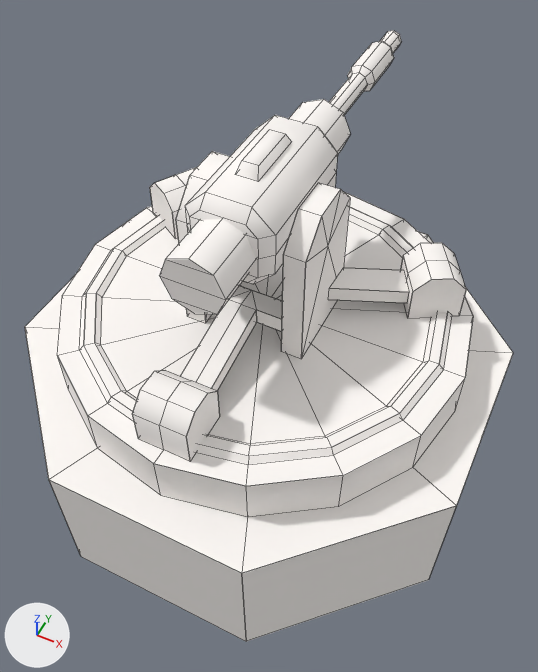
Two versions of the Blender file robot/work/canon.blend, one commit apart.
Rendered twice from a 50 mm camera at (2.3, -4.5, 6.21) aimed at (0.04, 0.01, 0.57). The axes (+X, +Y, +Z) are drawn at lower left. The lights are the same throughout. Mesh edges are drawn as thin lines.

Objects in the first picture: 'base', 'body', 'canon', 'head'.
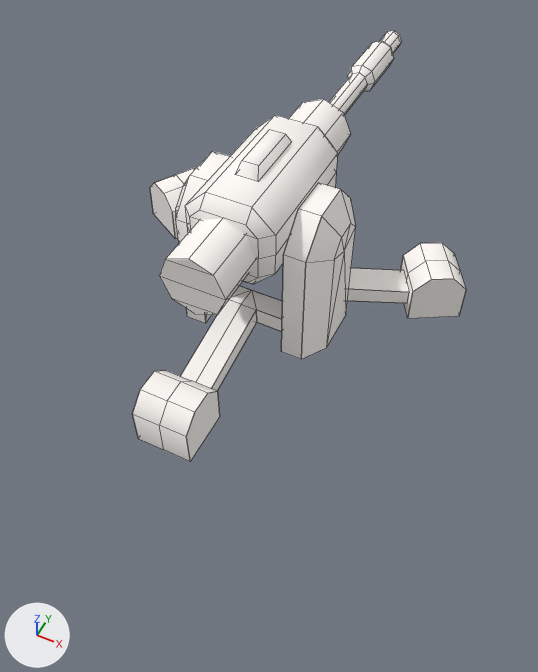
Changed parts and their boxes [x1, y1, x2, y2] in the pictures (538 x 672 px):
'base', hidden: before [25, 192, 513, 642]
part 1 of me_body, built on: before [176, 189, 350, 359]; after [176, 175, 356, 359]

Patch to the scene script:
```diff
--- a/robot/work/canon.blend.py
+++ b/robot/work/canon.blend.py
@@ me_body @@
 # used by ob_body; parent = ob_base; location = (0.0, 0.0, 1.6)
-me_body.from_pydata(...)  # 224 vertices, 96 faces; spans x -1.73..1.73, y -1.85..1.14, z -1.3..0.16
+me_body.from_pydata(...)  # 236 vertices, 106 faces; spans x -1.73..1.73, y -1.85..1.14, z -1.3..0.16
+# me_body part 1
+# 2 vertices are removed from x -0.6..0.6, y 0.0, z -0.3
+# 15 faces are deleted
+# 14 vertices are added at x -0.75..0.75, y -0.23..0.23, z -1.3..-0.07
+# 25 new faces join them
 me_body.materials.append(mat_canonmaterial)
@@ ob_base @@
 ob_base.location = (0.0, 0.0, 0.0)
+ob_base.hide_set(True)
```
